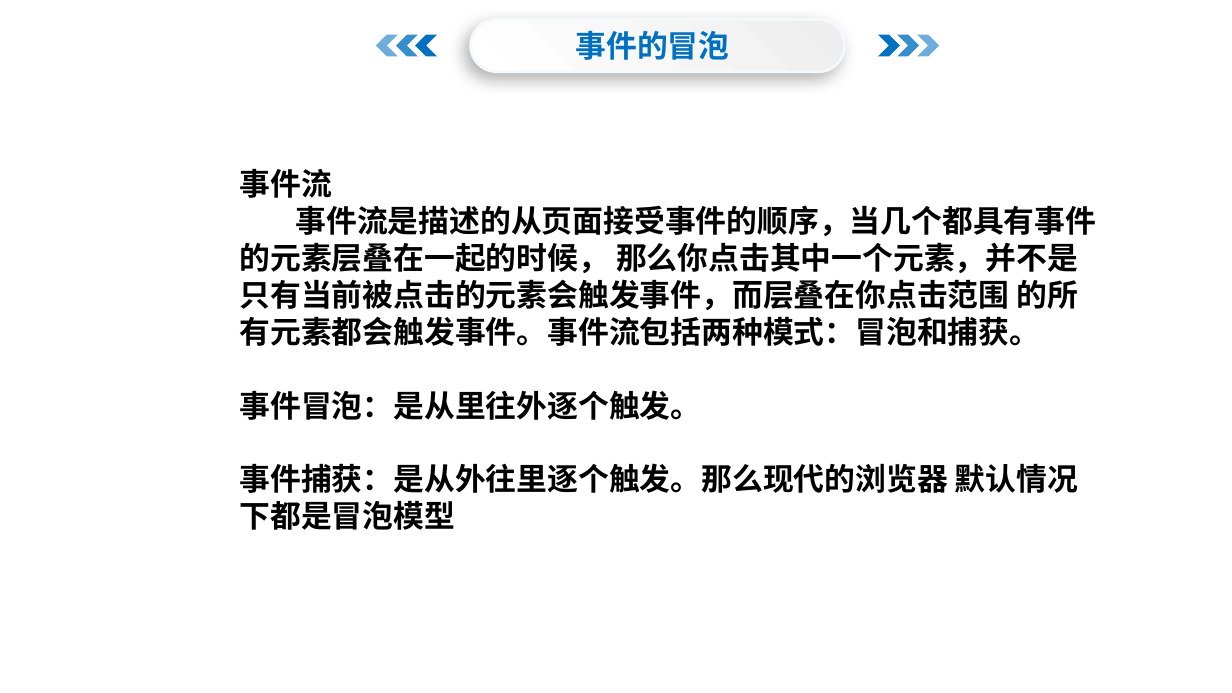
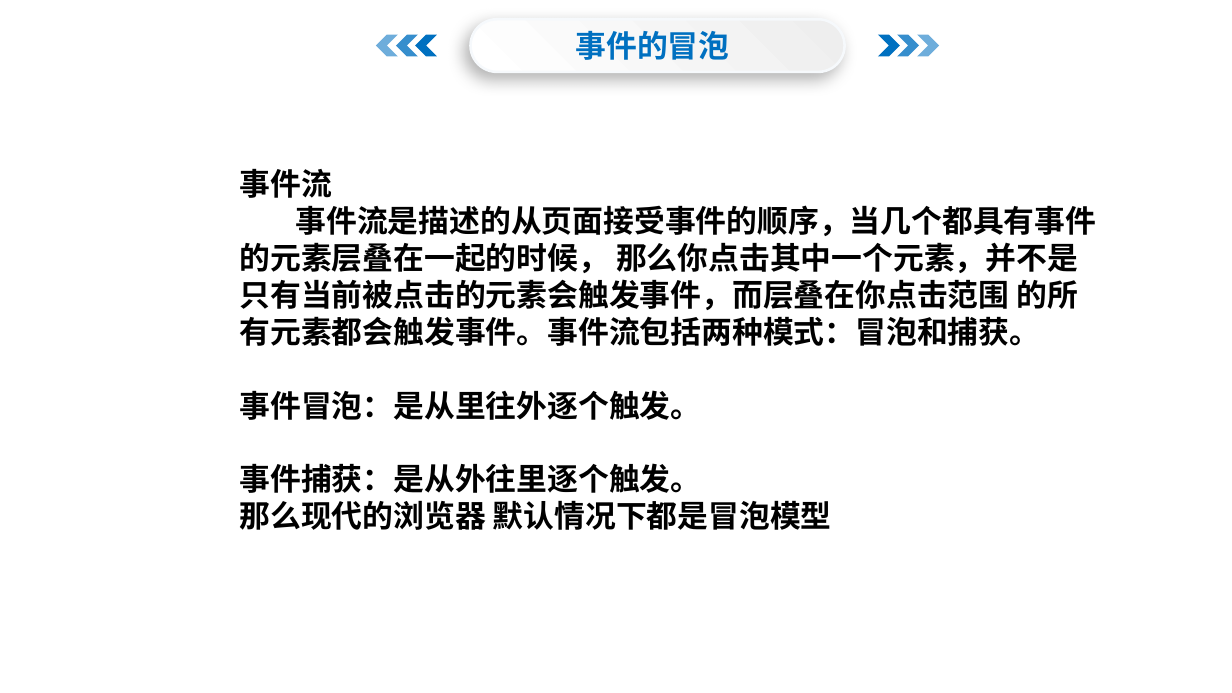
Before and after one commit to menglaoda/webA4, a slide deck: slide 5 of PPT/JS/15JavaScript 事件2.pptx. Drawn at 1232x693 pixels with LibreOffice and Linux fonts; fonts in the diff are those of the drawing; background and template pictures are left out. Boxes give left, top, right and bottom in pixels: in the first picture for what was removed or moved away, otherwise in the second. Text is boxed around its words. In the diff, an @@ line names an element or a change of style, - is before the commit and + after.

Commit message:
事件2

```diff
--- a/PPT/JS/15JavaScript 事件2.pptx
+++ b/PPT/JS/15JavaScript 事件2.pptx
@@ text at (240, 463, 832, 530): text changed @@
-事件捕获：是从外往里逐个触发。那么现代的浏览器 默认情况下都是冒泡模型
+事件捕获：是从外往里逐个触发。
+那么现代的浏览器 默认情况下都是冒泡模型
```
Also in this commit, not shown: 8 other files.
